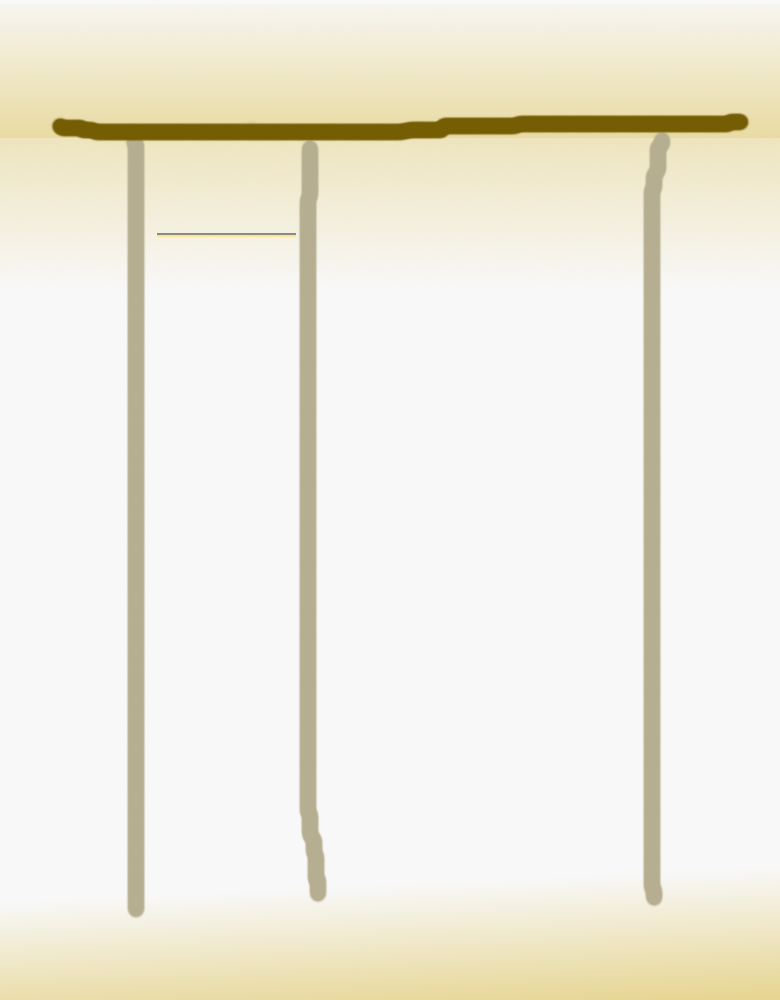
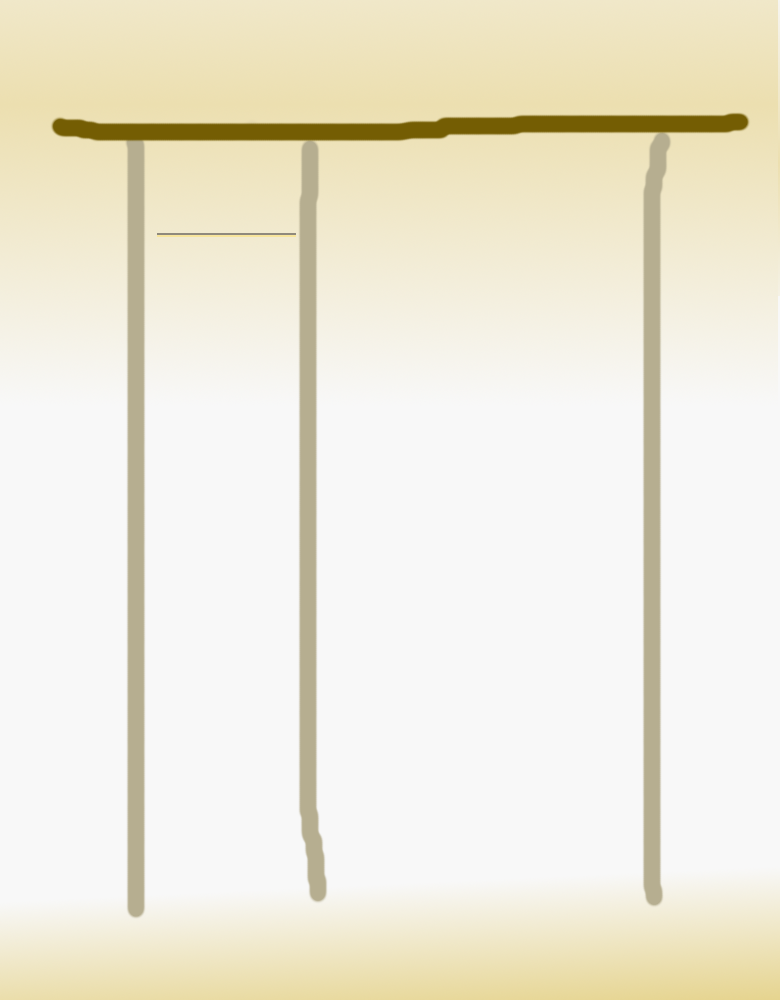
Layered file, before and after one edit (780×1000). Changes by layer:
painted on "Layer #7" over [0, 0, 780, 398]
